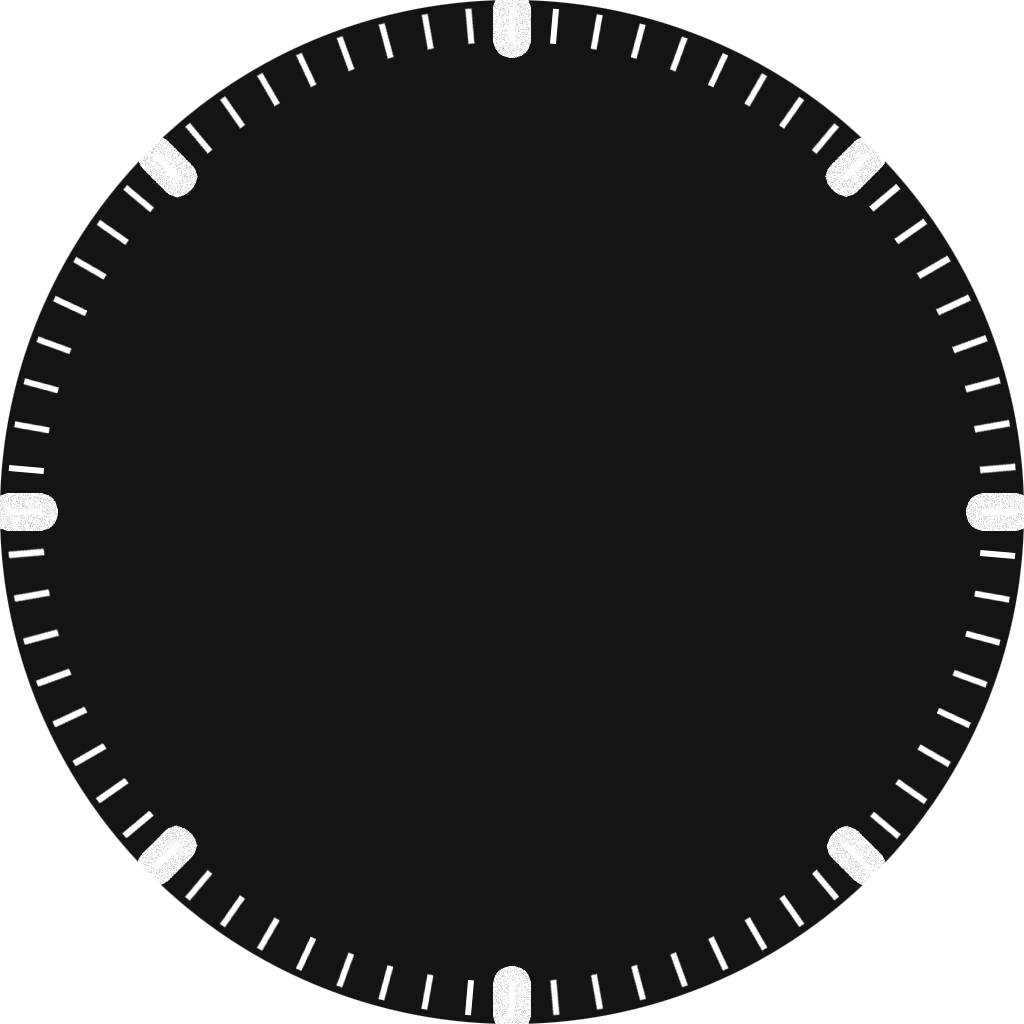
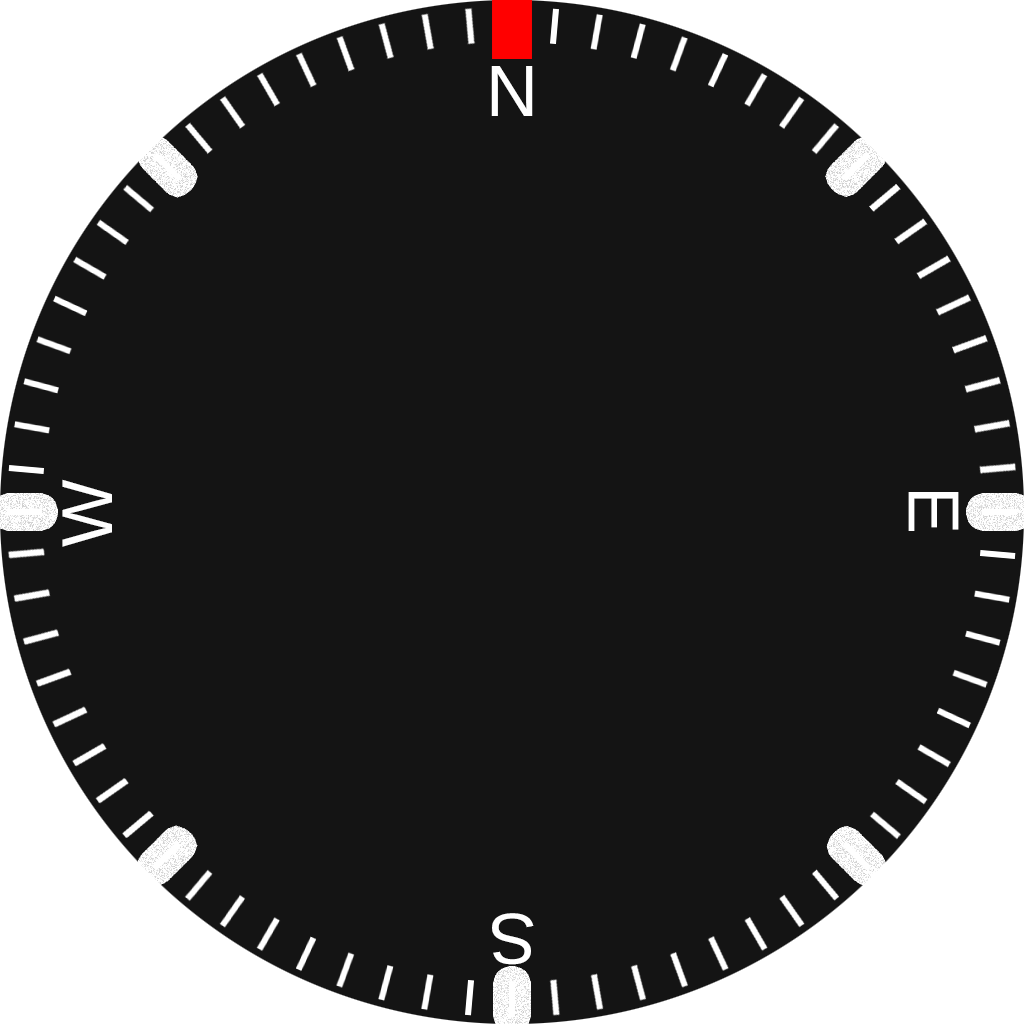
Revision of a layered w=1024, h=1024 image; what changed, layer by layer:
added layer "W" above "S" over (x1=62, y1=479, x2=112, y2=547)
added layer "S" above "E" over (x1=492, y1=913, x2=534, y2=965)
added layer "E" above "N" over (x1=908, y1=492, x2=959, y2=531)
added layer "N" above "Layer 1" over (x1=491, y1=66, x2=533, y2=116)
added layer "Layer 1" above "Layer 2 copy 5" over (x1=492, y1=0, x2=532, y2=59)
